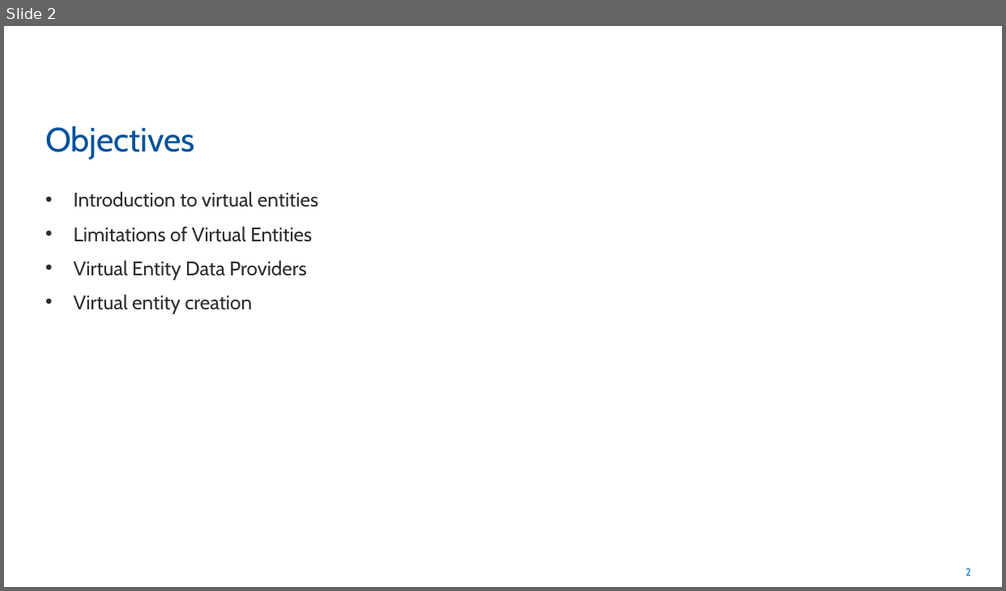
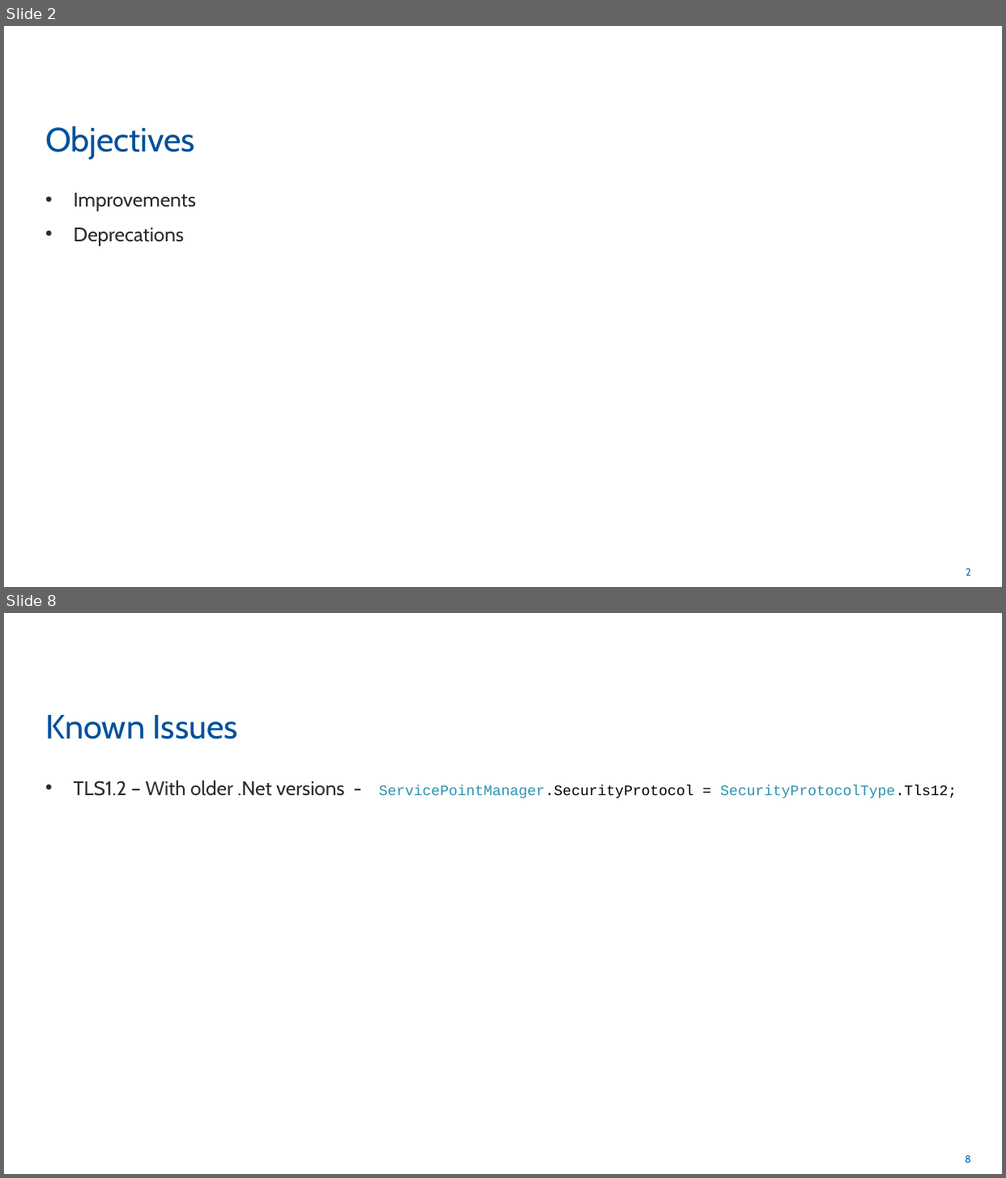
Before and after one commit to rogerhillgsy/CRMTraining, a slide deck: Documents/QA Powerpoints/Module 10.pptx. Shown one above the other, each under a label of ours: slide 2 before the commit, slides 2 and 8 after it; the slides between them are not shown. The pictures are 1006x591 and 1006x1178 pixels, drawn with LibreOffice and Linux fonts; fonts in the diff are those of the drawing. Boxes give left, top, right and bottom in pixels: in the first picture for what was removed or moved away, otherwise in the second. Text is boxed around its words. In the diff, an @@ line names an element or a change of style, - is before the commit and + after.

```diff
--- a/Documents/QA Powerpoints/Module 10.pptx
+++ b/Documents/QA Powerpoints/Module 10.pptx
@@ slide 8 added at (4,613,1002,1174), background #FFFFFF; not listed: 1 template element that a slide beside it also shows @@
@@ title added at (45,715,238,739), 32.4 pt, text #00519C @@
+Known Issues
@@ text added at (74,780,957,798), 14 pt, text #2B91AF @@
+• TLS1.2 – With older .Net versions - ServicePointManager.SecurityProtocol = SecurityProtocolType.Tls12;
@@ slide 2 changed as well @@
@@ text at (74,193,196,246): text changed @@
-• Introduction to virtual entities
-• Limitations of Virtual Entities
-• Virtual Entity Data Providers
-• Virtual entity creation
+• Improvements
+• Deprecations
```
Also in this commit, not shown: 4 other slides changed, 7 other slides added, 10 slides removed, 1 other file.
